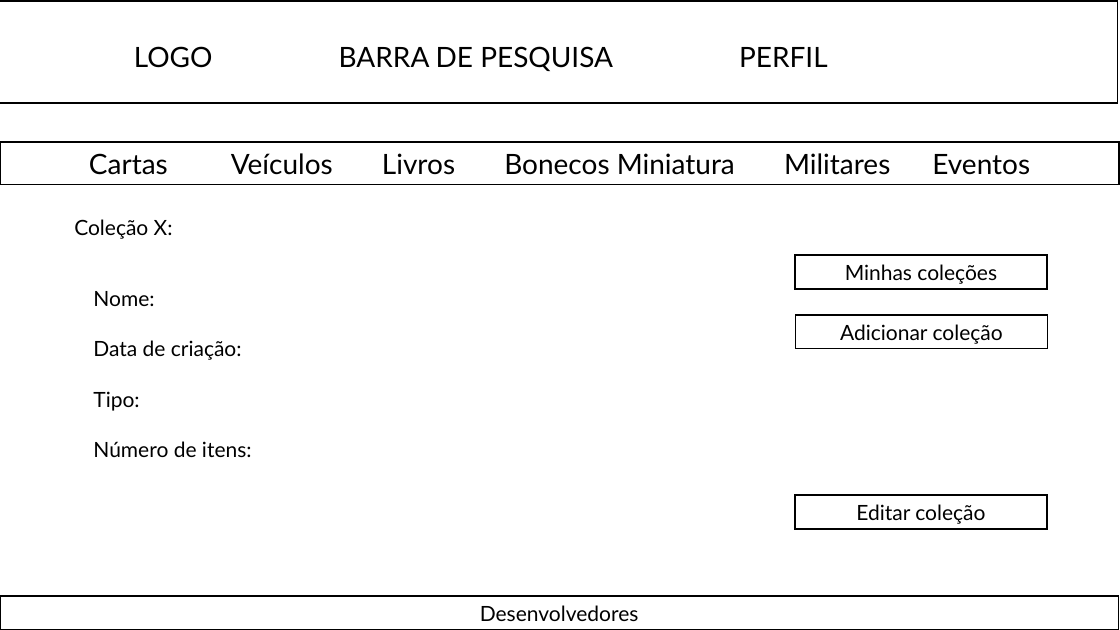
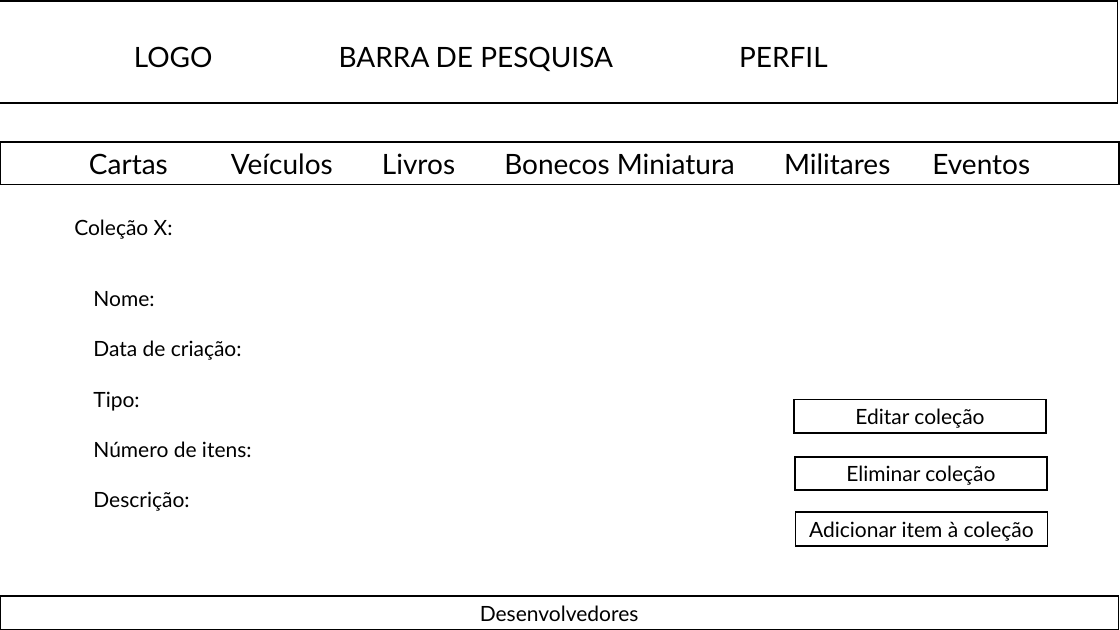
Before and after one commit to diogo-tavares/EIS_2526-G2_MEEC, a slide deck: slide 9 of SIE_mockups.pptx. Drawn at 1120x630 pixels with LibreOffice and Linux fonts; fonts in the diff are those of the drawing. Boxes give left, top, right and bottom in pixels: in the first picture for what was removed or moved away, otherwise in the second. Text is boxed around its words. In the diff, an @@ line names an element or a change of style, - is before the commit and + after.

Commit message:
PowerPoint atualizado
Implementação feita até ao slide 8.
Por fazer: do slide 9 ao 19

```diff
--- a/SIE_mockups.pptx
+++ b/SIE_mockups.pptx
@@ rectangle removed at <box>796,255,1048,289</box> @@
-Minhas coleções
@@ rectangle added at <box>794,400,1046,434</box>, fill #FFFFFF, outline #000000 1.5 pt, 18 pt, text #000000 @@
+Editar coleção
@@ rectangle "Eliminar coleção": place and size @@
-rectangle "Eliminar coleção" at <box>796,495,1048,528</box>
+rectangle "Eliminar coleção" at <box>796,457,1048,491</box>
@@ text in rectangle at <box>846,465,995,485</box>: text changed @@
-Editar coleção
+Eliminar coleção
@@ text at <box>93,491,189,511</box>: paragraph added @@
+Descrição:
@@ rectangle "Adicionar item à coleção": place and size @@
-rectangle "Adicionar item à coleção" at <box>796,315,1048,349</box>
+rectangle "Adicionar item à coleção" at <box>796,513,1048,546</box>
@@ text in rectangle at <box>809,521,1034,541</box>: text changed @@
-Adicionar coleção
+Adicionar item à coleção
```
Also in this commit, not shown: 5 other slides changed, 5 slides added.
